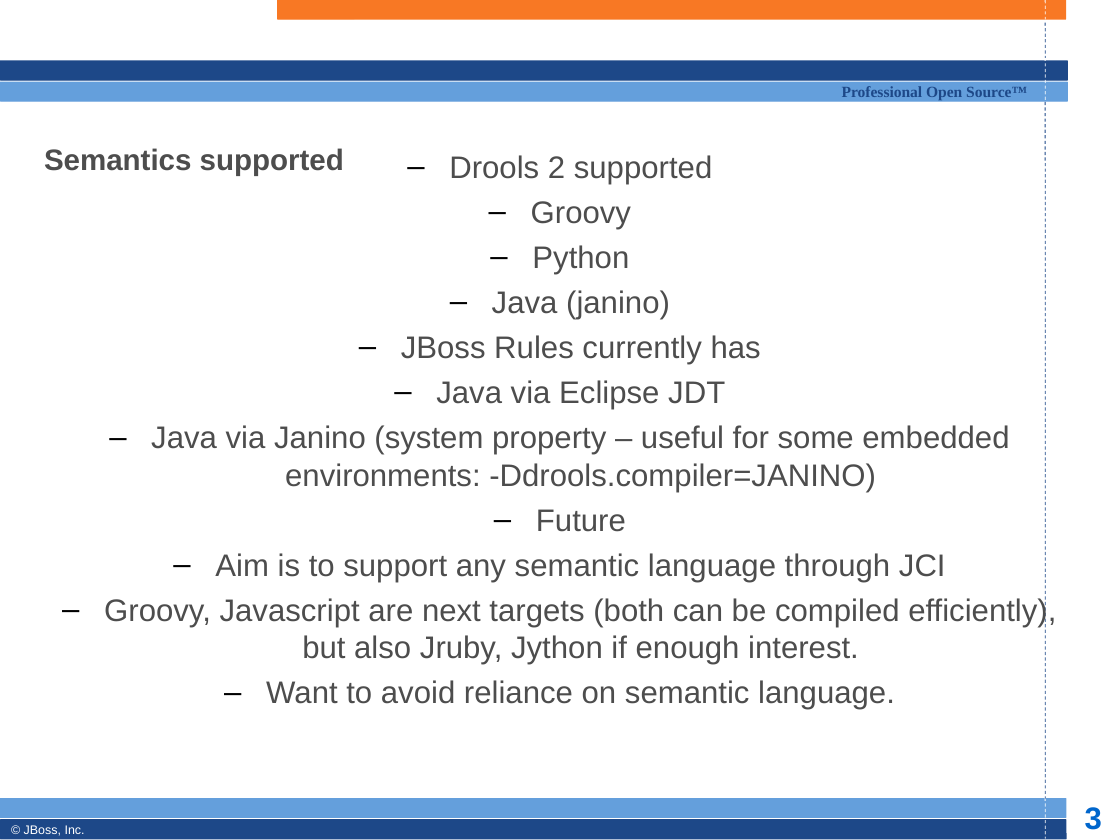
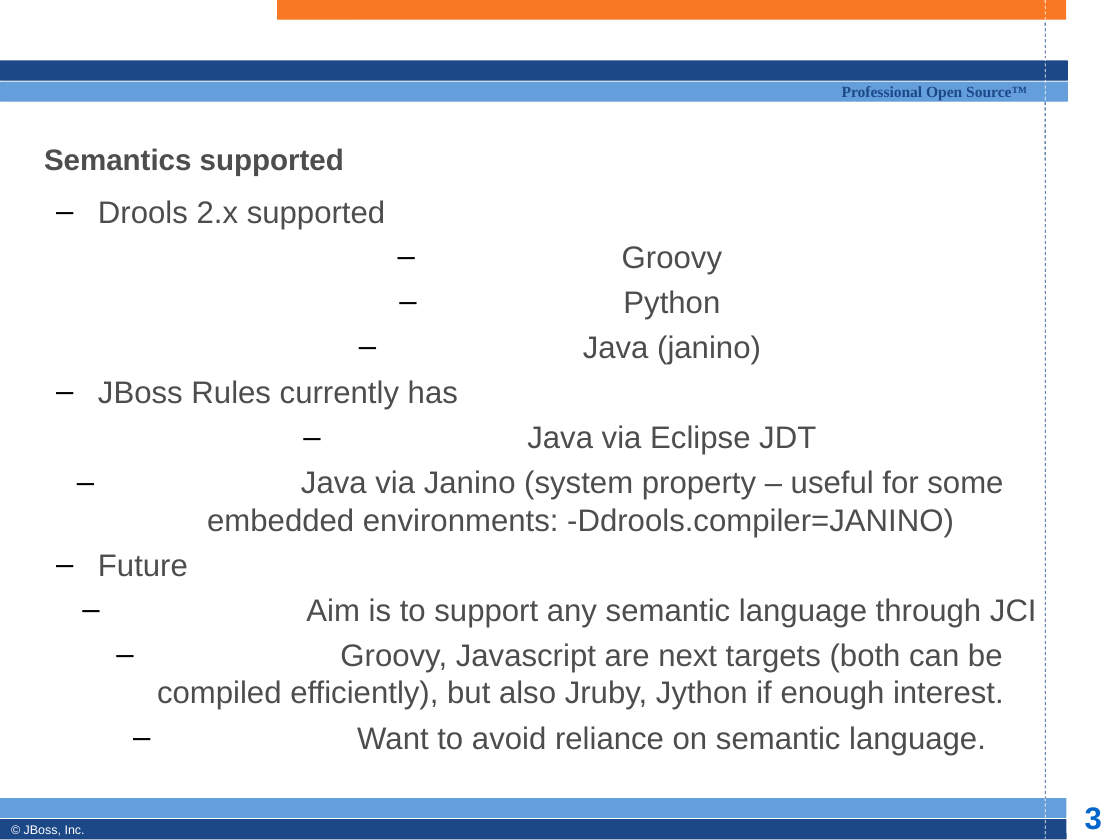
Before and after one commit to bobmcwhirter/drools, a slide deck: slide 3 of documentation/training/developers-course/Module 6 - rule formats.odp. Drawn at 1120x840 pixels with LibreOffice and Linux fonts; fonts in the diff are those of the drawing; background and template pictures are left out. Boxes give left, top, right and bottom in pixels: in the first picture for what was removed or moved away, otherwise in the second. Text is boxed around its words. In the diff, an @@ line names an element or a change of style, - is before the commit and + after.

```diff
--- a/documentation/training/developers-course/Module 6 - rule formats.odp
+++ b/documentation/training/developers-course/Module 6 - rule formats.odp
@@ subtitle "Drools 2.x supported": place and size @@
-subtitle "Drools 2.x supported" at [104,155,1056,710]
+subtitle "Drools 2.x supported" at [98,200,1037,755]
@@ subtitle at [98,200,386,229]: text changed @@
-  – Drools 2 supported
+  – Drools 2.x supported
@@ subtitle at [98,380,458,577]: alignment centre to left @@
```
Also in this commit, not shown: 6 other slides changed, 7 slides added, 2 other files.
